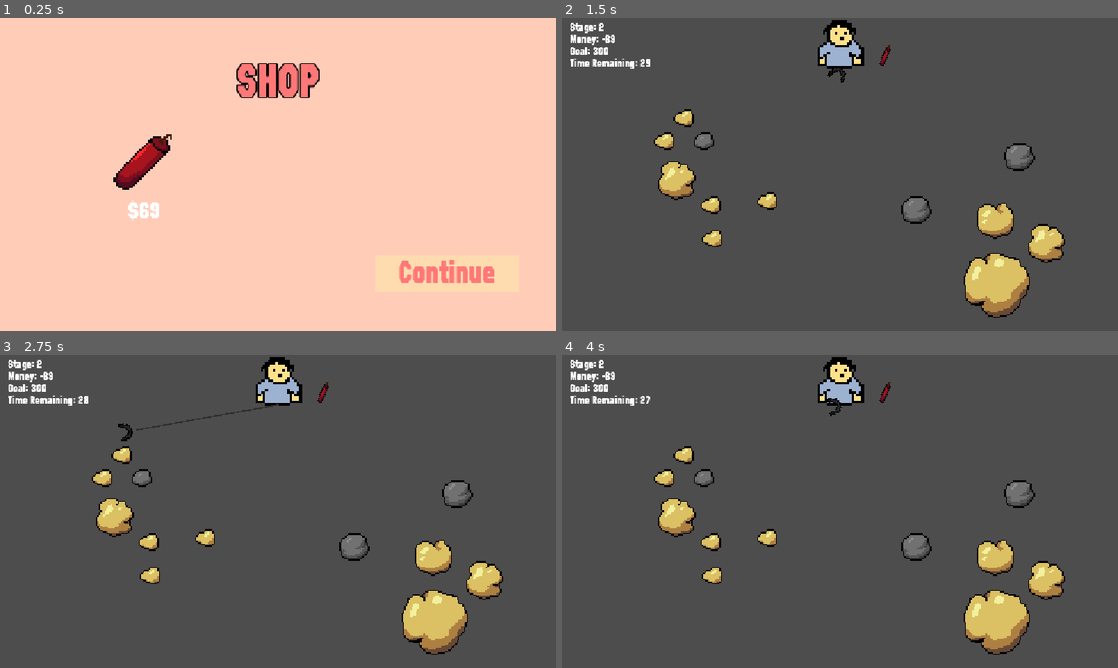
Above: before the commit, frames 1-4 (two rows, left to right).
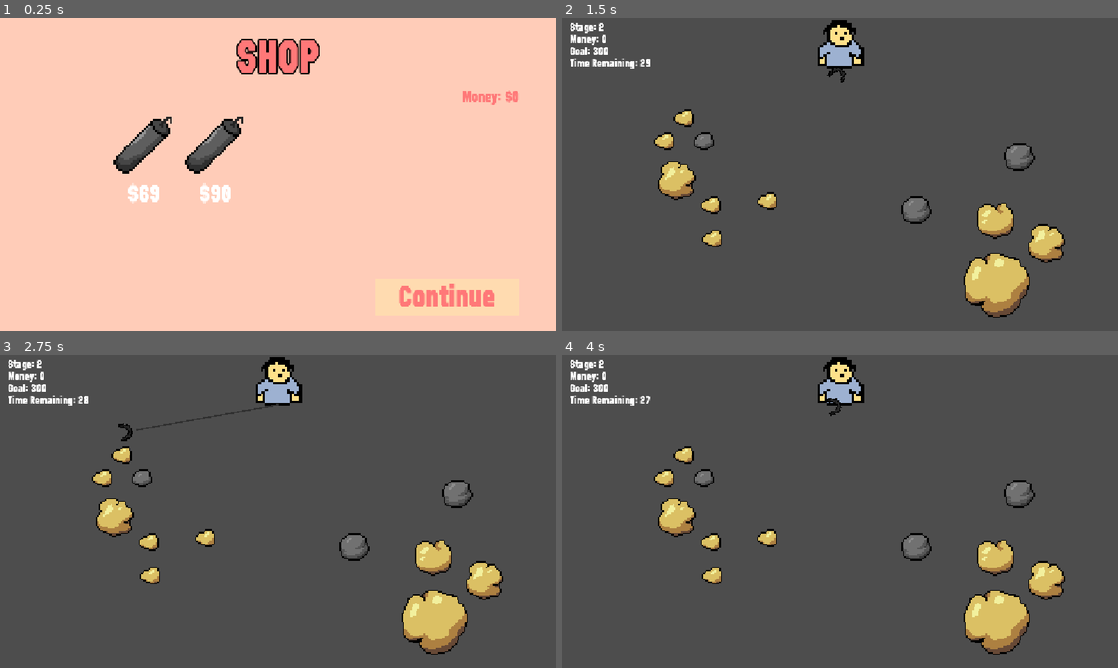
Above: after the commit, the same moments.

Repository: cindyschen/Gold-Miner-Version-Cyn
Game: Godot game, scene res://scenes/shop.tscn
Same seed, same stepped clock (60 frames per second), same inputs: the game is played once before the commit and once after it. This scene is started directly instead of the project's main scene.
Inputs (mouse positions are in pixels of both pictures, inside the frame that each line leads up to):
- Up to frame 1 (0.25 s): no input
- Up to frame 2 (1.5 s): click (706, 158) at 0.52 s; click "Continue" at 1.25 s
- Up to frame 3 (2.75 s): tap S (drop_claw) at 2.1 s
- Up to frame 4 (4 s): tap W (throw_dynamite) at 2.85 s; tap Enter at 3.5 s; tap S (drop_claw) at 3.6 s

The runs differ from the first frame. In frame 1, 6.9% of the frame differs, in the area x 20-94%, y 6-93%; in frame 2, 0.1%; in frame 3, 0.1%; in frame 4, 0.1%.

Commit message:
Shop edge cases
- when money changes, game manager sends signal and shop items check if there's enough money to afford the item, money tracker added on shop for user too

Diff:
--- a/scenes/shop.tscn
+++ b/scenes/shop.tscn
@@ -2,6 +2,7 @@
 
 [ext_resource type="Script" uid="uid://cgbdegacgmexk" path="res://scripts/shop.gd" id="1_xfvoa"]
 [ext_resource type="Theme" uid="uid://cy1hwpgarqqen" path="res://scenes/menu.tres" id="2_1l46r"]
+[ext_resource type="PackedScene" uid="uid://ba2uuopscuilt" path="res://scenes/shop_items/shop_dynamite.tscn" id="3_1l46r"]
 
 [node name="Shop" type="Control" unique_id=1244187670]
 process_mode = 3
@@ -31,12 +32,11 @@
 theme_type_variation = &"ShopPanelContainer"
 
 [node name="VBoxContainer" type="VBoxContainer" parent="PanelContainer" unique_id=726857646]
-custom_minimum_size = Vector2(0, 500)
-custom_maximum_size = Vector2(-1, 500)
+custom_minimum_size = Vector2(0, 600)
+custom_maximum_size = Vector2(-1, 600)
 layout_mode = 2
 size_flags_horizontal = 4
 size_flags_vertical = 4
-theme_override_constants/separation = 32
 
 [node name="ShopLabel" type="RichTextLabel" parent="PanelContainer/VBoxContainer" unique_id=1020998780]
 custom_minimum_size = Vector2(1000, 0)
@@ -48,12 +48,24 @@
 fit_content = true
 horizontal_alignment = 1
 
+[node name="MoneyLabel" type="RichTextLabel" parent="PanelContainer/VBoxContainer" unique_id=1751381219]
+custom_maximum_size = Vector2(-1, 39)
+layout_mode = 2
+theme_override_font_sizes/normal_font_size = 32
+text = "Money: x"
+fit_content = true
+scroll_active = false
+horizontal_alignment = 2
+
 [node name="ItemsContainer" type="HBoxContainer" parent="PanelContainer/VBoxContainer" unique_id=767749244]
-custom_minimum_size = Vector2(700, 207)
+custom_minimum_size = Vector2(700, 251)
 custom_maximum_size = Vector2(700, -1)
 layout_mode = 2
 size_flags_horizontal = 4
 size_flags_vertical = 3
+
+[node name="shopDynamite" parent="PanelContainer/VBoxContainer/ItemsContainer" unique_id=898806892 instance=ExtResource("3_1l46r")]
+layout_mode = 2
 
 [node name="ContinueButton" type="Button" parent="PanelContainer/VBoxContainer" unique_id=476491006]
 custom_minimum_size = Vector2(300, 0)
--- a/scripts/game_manager.gd
+++ b/scripts/game_manager.gd
@@ -9,14 +9,17 @@
 var next_stage: String = "res://scenes/stage_2.tscn"
 
 signal dynamite_changed()
+signal money_changed
 
 func add_points(points: int):
 	score += points
 	print(score)
+	money_changed.emit()
 
 func subtract_points(points: int):
 	score -= points
 	print(score)
+	money_changed.emit()
 
 func use_dynamite():
 	dynamite -= 1
--- a/scripts/shop.gd
+++ b/scripts/shop.gd
@@ -2,14 +2,20 @@
 
 const DYNAMITE= preload("res://scenes/shop_items/shop_dynamite.tscn")
 @onready var items_container: HBoxContainer = $PanelContainer/VBoxContainer/ItemsContainer
+@onready var money_label: RichTextLabel = $PanelContainer/VBoxContainer/MoneyLabel
 
 # Called when the node enters the scene tree for the first time.
 func _ready() -> void:
+	GameManager.money_changed.connect(updateMoney)
+	money_label.text = "Money: $" + str(GameManager.score)
 	var sell_dynamite = randi_range(0,1)
 	if sell_dynamite == 1:
 		var dynamite = DYNAMITE.instantiate()
 		items_container.add_child(dynamite)
 
+func updateMoney():
+	money_label.text = "Money: $" + str(GameManager.score)
+
 func _on_continue_button_pressed() -> void:
 	get_tree().paused = false
 	get_tree().change_scene_to_file(GameManager.next_stage)
--- a/scripts/shop_dynamite.gd
+++ b/scripts/shop_dynamite.gd
@@ -8,11 +8,19 @@
 var price = randi_range(50,100)
 
 func _ready():
+	GameManager.money_changed.connect(update)
+	dynamite_price.text = "$" + str(price)
 	if GameManager.dynamite == GameManager.MAX_DYNAMITES:
 		shop_dynamite_button.disabled = true
 		dynamite_price.text = "MAXED OUT"
-	else:
-		dynamite_price.text = "$" + str(price)
+	elif GameManager.score < price:
+		shop_dynamite_button.disabled = true
+
+func update():
+	if GameManager.score < price:
+		shop_dynamite_button.disabled = true
+
+
 
 
 func _on_shop_dynamite_button_pressed() -> void:
--- a/scripts/stage.gd
+++ b/scripts/stage.gd
@@ -21,7 +21,7 @@
 
 func _on_timer_timeout() -> void:
 	get_tree().paused = true
-	if GameManager.score > GameManager.goals[GameManager.stage]:
+	if GameManager.score >= GameManager.goals[GameManager.stage]:
 		win_screen.show()
 		GameManager.stage += 1
 	else:
